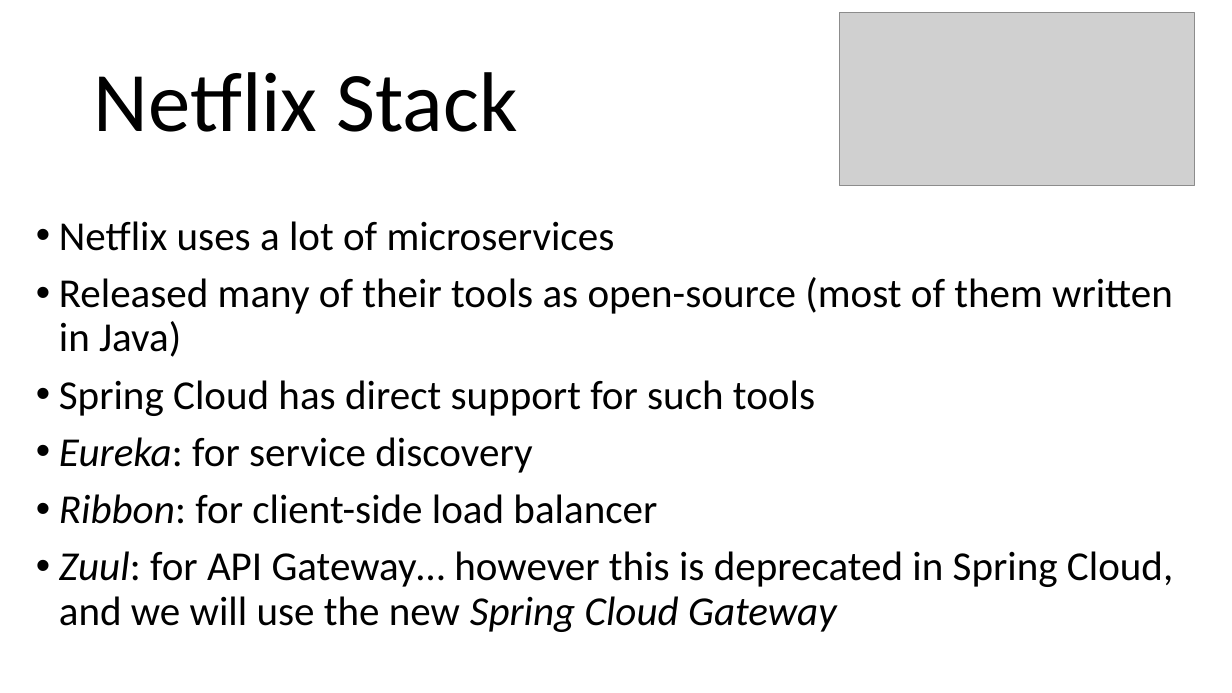
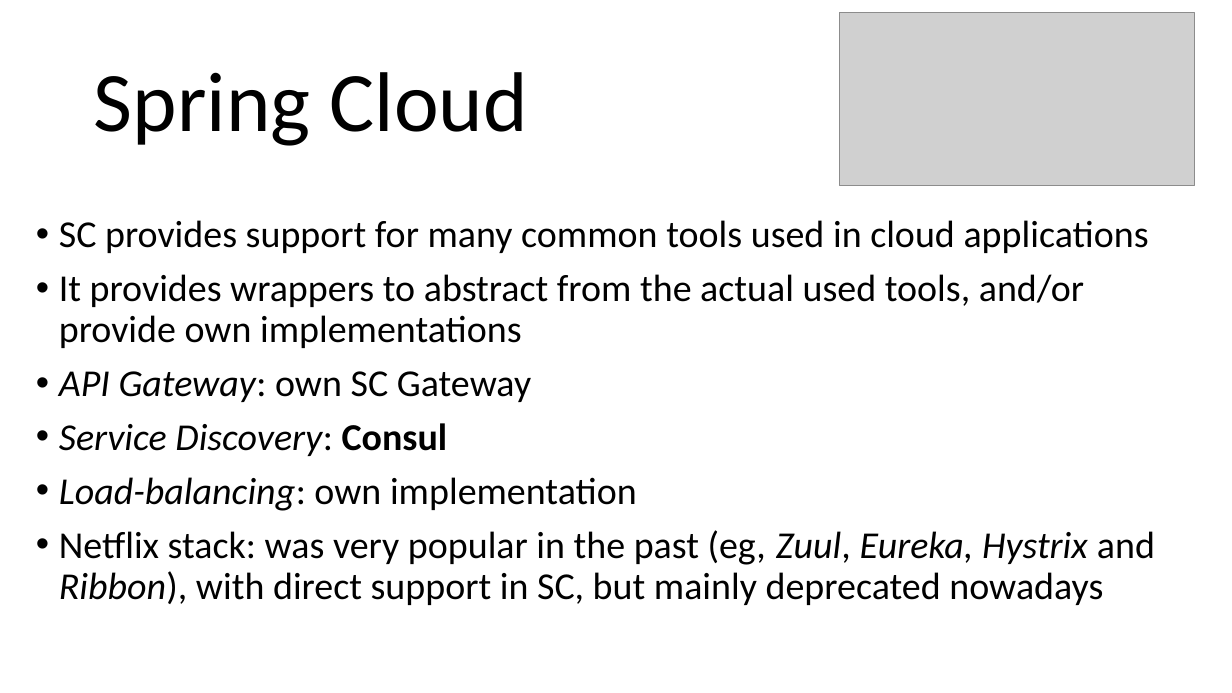
Before and after one commit to arcuri82/testing_security_development_enterprise_systems, a slide deck: slide 49 of doc/advanced/slides/lesson_08.pptx (slide 44 before the commit). Drawn at 1232x693 pixels with LibreOffice and Linux fonts; fonts in the diff are those of the drawing; grey boxes stand for pictures. Boxes give left, top, right and bottom in pixels: in the first picture for what was removed or moved away, otherwise in the second. Text is boxed around its words. In the diff, an @@ line names an element or a change of style, - is before the commit and + after.

```diff
--- a/doc/advanced/slides/lesson_08.pptx
+++ b/doc/advanced/slides/lesson_08.pptx
@@ title at [94, 72, 528, 146]: text changed @@
-Netflix Stack
+Spring Cloud
@@ text at [59, 220, 1155, 605]: text changed; size 32 to 29.6 pt @@
-• Netflix uses a lot of microservices
-• Released many of their tools as open-source (most of them written in Java)
-• Spring Cloud has direct support for such tools
-• Eureka: for service discovery
-• Ribbon: for client-side load balancer
-• Zuul: for API Gateway… however this is deprecated in Spring Cloud, and we will use the new Spring Cloud Gateway
+• SC provides support for many common tools used in cloud applications
+• It provides wrappers to abstract from the actual used tools, and/or provide own implementations
+• API Gateway: own SC Gateway
+• Service Discovery: Consul
+• Load-balancing: own implementation
+• Netflix stack: was very popular in the past (eg, Zuul, Eureka, Hystrix and Ribbon), with direct support in SC, but mainly deprecated nowadays
```
Also in this commit, not shown: 3 other slides changed, 1 slide added, 1 other file.
